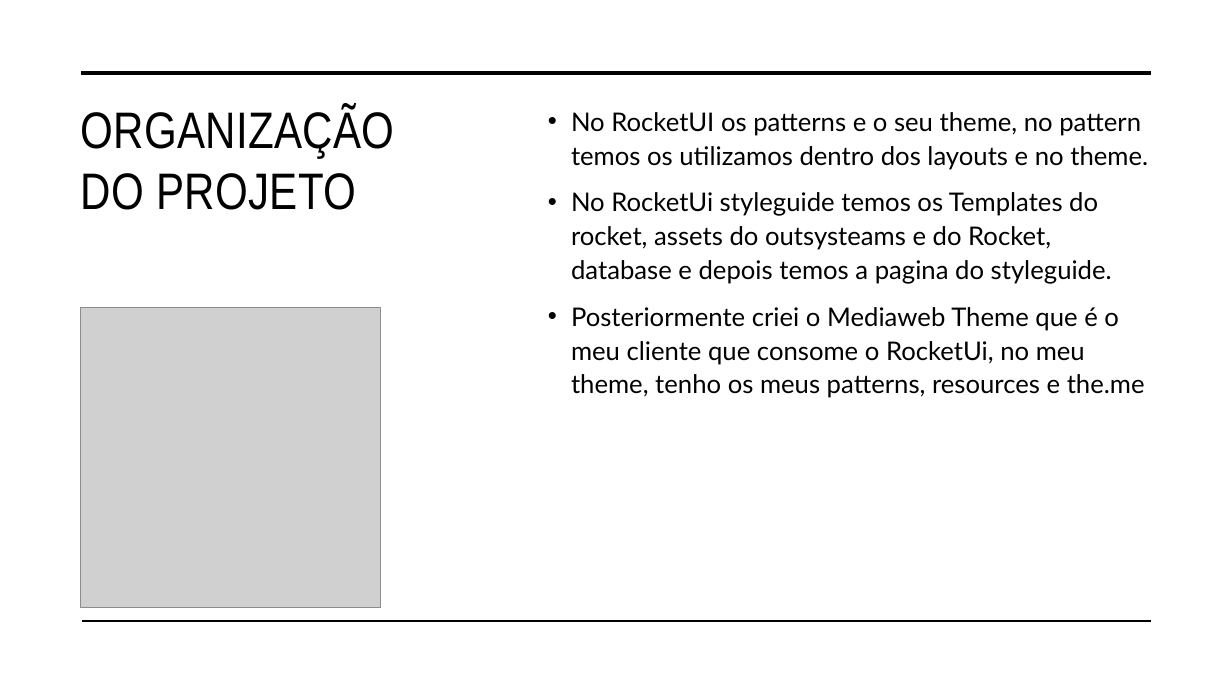
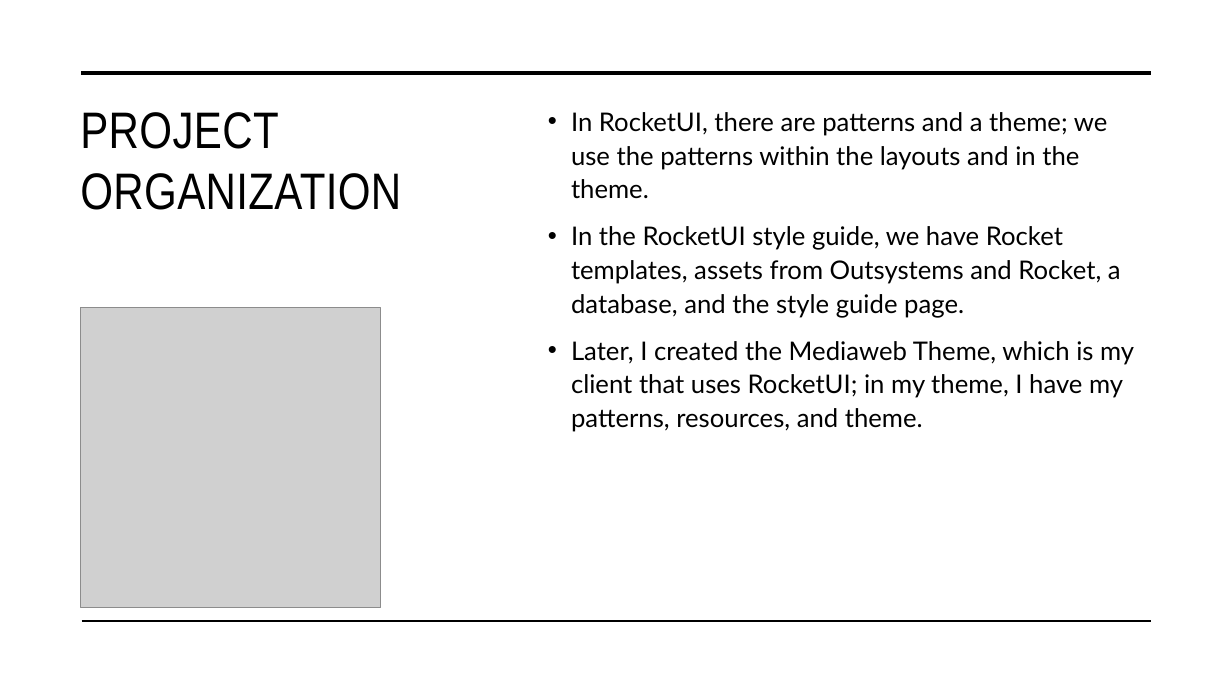
Before and after one commit to DiogoRibeiroMediaWeb/FinalProjectScss, a slide deck: slide 4 of Final Presentation.pptx. Drawn at 1232x693 pixels with LibreOffice and Linux fonts; fonts in the diff are those of the drawing; grey boxes stand for pictures. Boxes give left, top, right and bottom in pixels: in the first picture for what was removed or moved away, otherwise in the second. Text is boxed around its words. In the diff, an @@ line names an element or a change of style, - is before the commit and + after.

```diff
--- a/Final Presentation.pptx
+++ b/Final Presentation.pptx
@@ title at (x1=80, y1=112, x2=401, y2=210): text changed @@
-ORGANIZAÇÃO DO PROJETO
+PROJECT ORGANIZATION
@@ text at (x1=571, y1=112, x2=1134, y2=432): text changed @@
-• No RocketUI os patterns e o seu theme, no pattern temos os utilizamos dentro dos layouts e no theme.
-• No RocketUi styleguide temos os Templates do rocket, assets do outsysteams e do Rocket, database e depois temos a pagina do styleguide.
-• Posteriormente criei o Mediaweb Theme que é o meu cliente que consome o RocketUi, no meu theme, tenho os meus patterns, resources e the.me
+• In RocketUI, there are patterns and a theme; we use the patterns within the layouts and in the theme.
+• In the RocketUI style guide, we have Rocket templates, assets from Outsystems and Rocket, a database, and the style guide page.
+• Later, I created the Mediaweb Theme, which is my client that uses RocketUI; in my theme, I have my patterns, resources, and theme.
```
Also in this commit, not shown: 7 other slides changed, 8 slides added, 1 slide removed, 7 other files.
